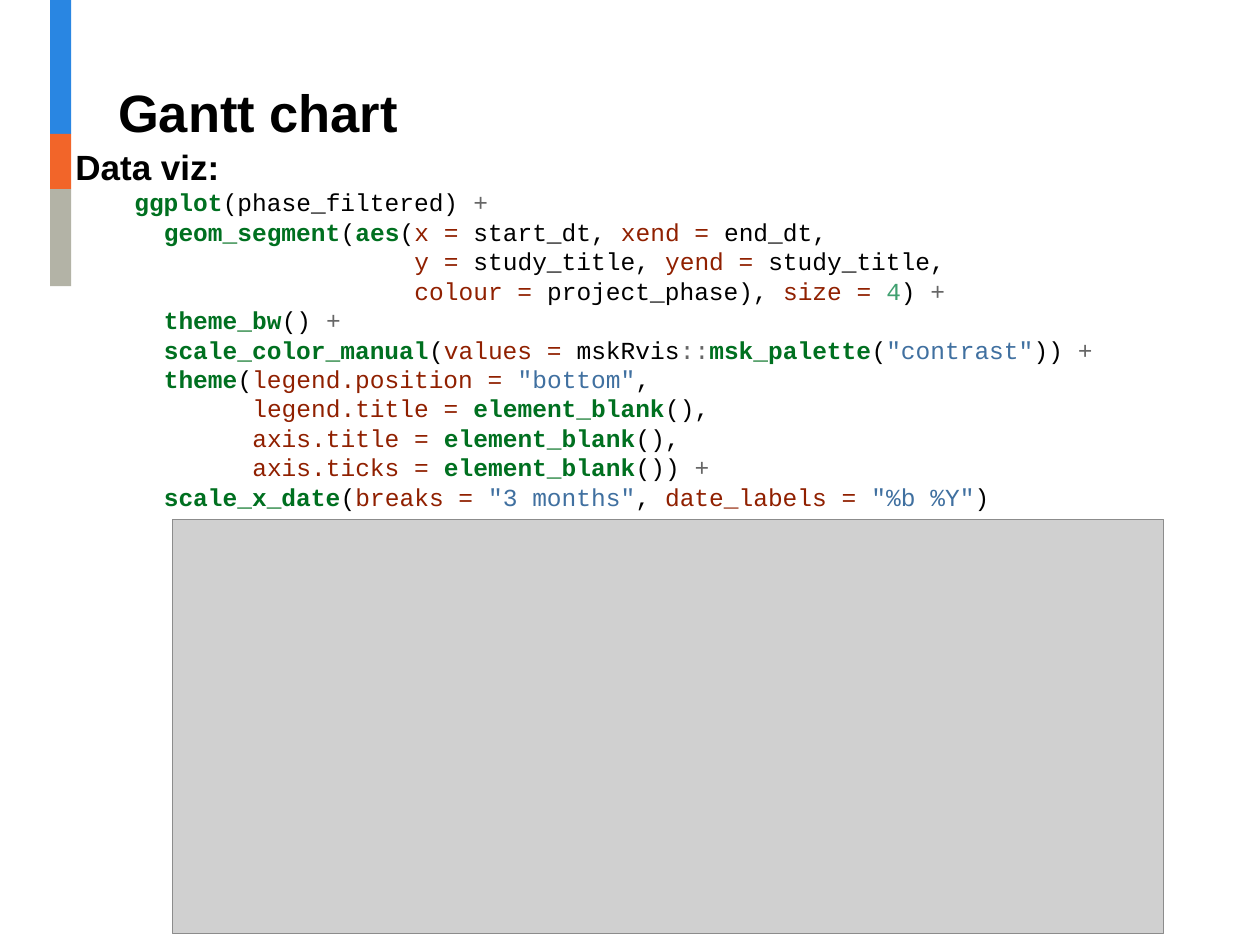
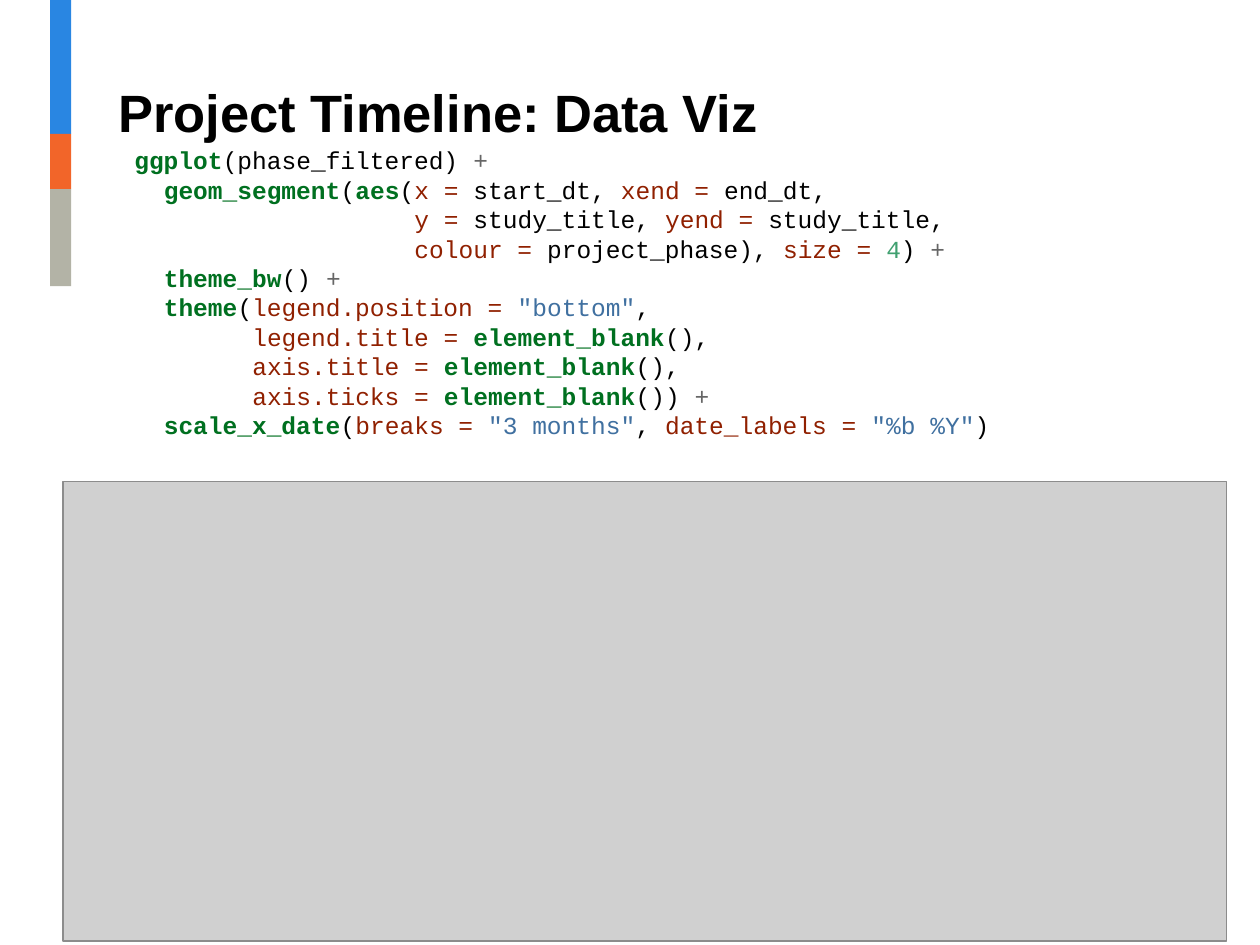
Before and after one commit to jalavery/timetrackR, a slide deck: slide 29 of RLadies timetrackR Presentation.pptx (slide 33 before the commit). Drawn at 1260x945 pixels with LibreOffice and Linux fonts; fonts in the diff are those of the drawing; grey boxes stand for pictures; background and template pictures are left out. Boxes give left, top, right and bottom in pixels: in the first picture for what was removed or moved away, otherwise in the second. Text is boxed around its words. In the diff, an @@ line names an element or a change of style, - is before the commit and + after.

Commit message:
clean up project folder

```diff
--- a/RLadies timetrackR Presentation.pptx
+++ b/RLadies timetrackR Presentation.pptx
@@ title at [118,94,758,143]: text changed @@
-Gantt chart
+Project Timeline: Data Viz
@@ text at [134,152,989,439]: text changed; text colour #007020 to #902000 @@
-Data viz:
-ggplot(phase_filtered) +
-geom_segment(aes(x = start_dt, xend = end_dt,
-y = study_title, yend = study_title,
-colour = project_phase), size = 4) +
-theme_bw() +
-scale_color_manual(values = mskRvis::msk_palette("contrast")) +
-theme(legend.position = "bottom",
-legend.title = element_blank(),
-axis.title = element_blank(),
-axis.ticks = element_blank()) +
-scale_x_date(breaks = "3 months", date_labels = "%b %Y")
+ggplot(phase_filtered) +
+geom_segment(aes(x = start_dt, xend = end_dt,
+y = study_title, yend = study_title,
+colour = project_phase), size = 4) +
+theme_bw() +
+theme(legend.position = "bottom",
+legend.title = element_blank(),
+axis.title = element_blank(),
+axis.ticks = element_blank()) +
+scale_x_date(breaks = "3 months", date_labels = "%b %Y")
@@ picture: place and size @@
-picture at [173,519,1164,934]
+picture at [63,481,1227,941]
@@ page number added at [63,893,84,917], 12 pt, text #8C8C8C @@
+29
```
Also in this commit, not shown: 26 other slides changed, 7 slides added, 10 slides removed, 13 other files.
